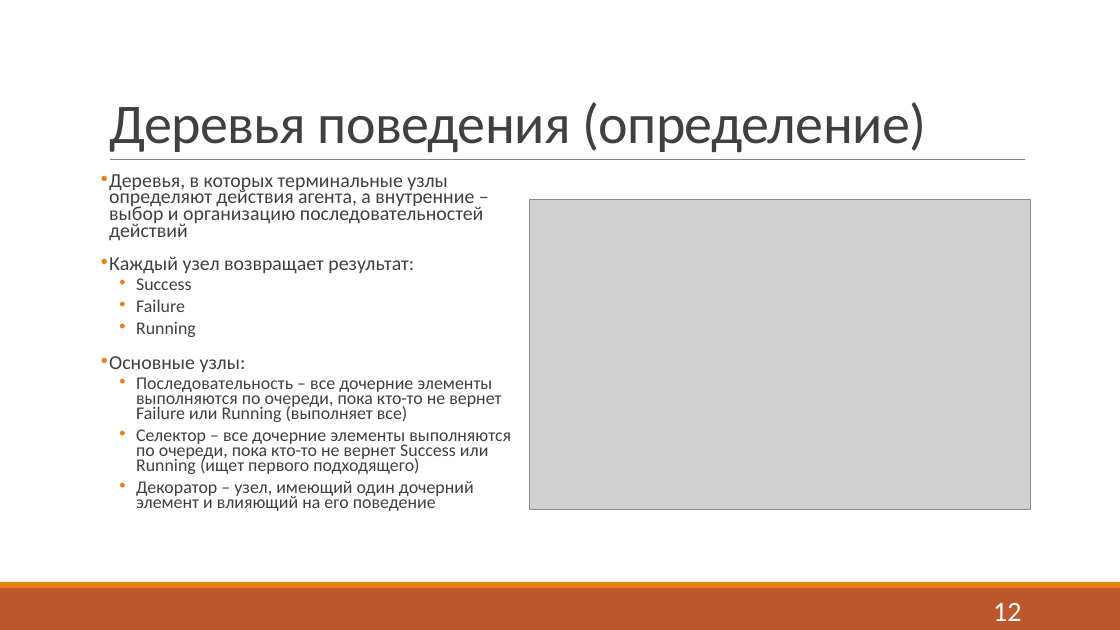
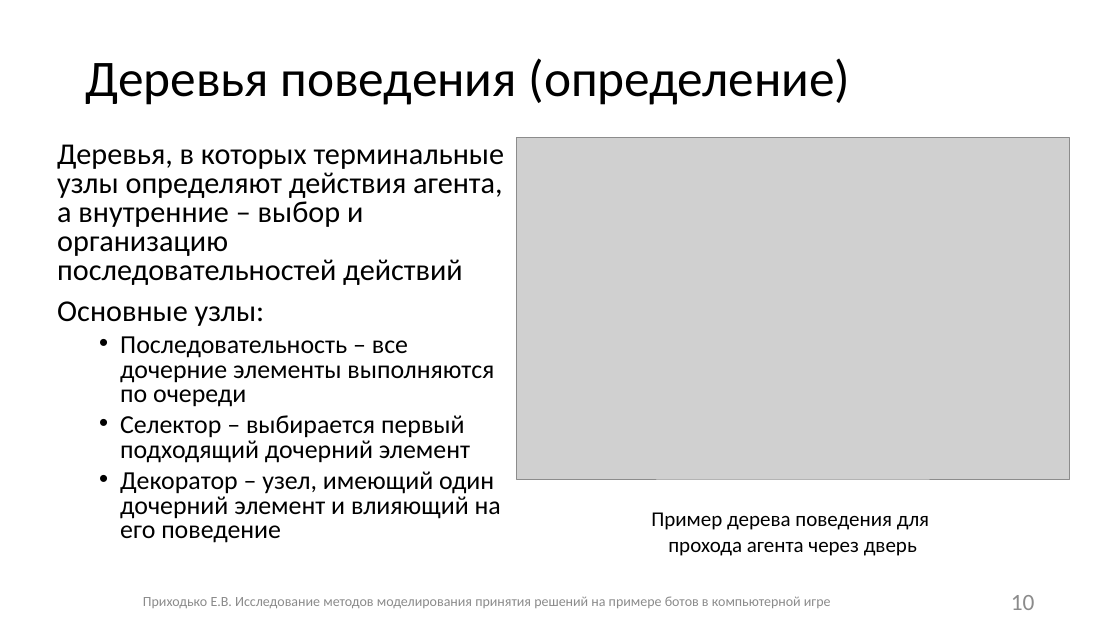
Before and after one commit to Fck-r-sns/Game_AI_thesis, a slide deck: slide 10 of Презентация.pptx (slide 12 before the commit). Drawn at 1120x630 pixels with LibreOffice and Linux fonts; fonts in the diff are those of the drawing; grey boxes stand for pictures. Boxes give left, top, right and bottom in pixels: in the first picture for what was removed or moved away, otherwise in the second. Text is boxed around its words. In the diff, an @@ line names an element or a change of style, - is before the commit and + after.

```diff
--- a/Презентация.pptx
+++ b/Презентация.pptx
@@ title "Деревья поведения (определение)": place and size @@
-title "Деревья поведения (определение)" at [109, 102, 926, 152]
+title "Деревья поведения (определение)" at [85, 58, 851, 105]
@@ title "Деревья поведения (определение)" at [85, 58, 851, 105]: size 48 to 44 pt, text colour #404040 to #000000, letter spacing -0.5 to 0 pt; line spacing 0.85 to 0.9; vertical alignment bottom to middle @@
@@ text "Деревья, в которых терминальные узлы ...": place and size @@
-text "Деревья, в которых терминальные узлы ..." at [109, 174, 511, 511]
+text "Деревья, в которых терминальные узлы ..." at [57, 144, 505, 543]
@@ text at [57, 144, 505, 543]: size 17 to 25.9 pt in "Деревья, в которых терминальные узлы определяют действия ...", "Основные узлы:"; text colour #404040 to #000000 in "Деревья, в которых терминальные узлы определяют действия ...", "Основные узлы:", "Декоратор – узел, имеющий один дочерний элемент ..."; size 15.3 to 22.2 pt in "Декоратор – узел, имеющий один дочерний элемент ..."; bullet • to none; line spacing 0.7 to 0.8; less space between paragraphs; indent changed @@
@@ picture: place and size @@
-picture at [529, 200, 1030, 509]
+picture at [517, 138, 1070, 480]
@@ line removed from (110, 160) to (1026, 160) @@
@@ text at [109, 256, 414, 337]: paragraphs removed @@
-• Каждый узел возвращает результат:
-  • Success
-  • Failure
-  • Running
@@ text at [120, 336, 494, 463]: text changed; size 15.3 to 22.2 pt; text colour #404040 to #000000 @@
-  • Последовательность – все дочерние элементы выполняются по очереди, пока кто-то не вернет Failure или Running (выполняет все)
-  • Селектор – все дочерние элементы выполняются по очереди, пока кто-то не вернет Success или Running (ищет первого подходящего)
+  • Последовательность – все дочерние элементы выполняются по очереди
+  • Селектор – выбирается первый подходящий дочерний элемент
@@ text added at [651, 512, 929, 556], 18 pt, text #000000 @@
+Пример дерева поведения для
+прохода агента через дверь
@@ rectangle removed at [0, 588, 1120, 630] @@
@@ rectangle removed at [0, 582, 1120, 588] @@
@@ text added at [143, 596, 831, 608], 12 pt, text #8C8C8C @@
+Приходько Е.В. Исследование методов моделирования принятия решений на примере ботов в компьютерной игре
@@ page number added at [1011, 595, 1035, 610], 20 pt, text #8C8C8C @@
+10
@@ page number removed at [993, 603, 1021, 621] @@
-12
```
Also in this commit, not shown: 18 other slides changed, 8 slides added, 10 slides removed, 1 other file.
